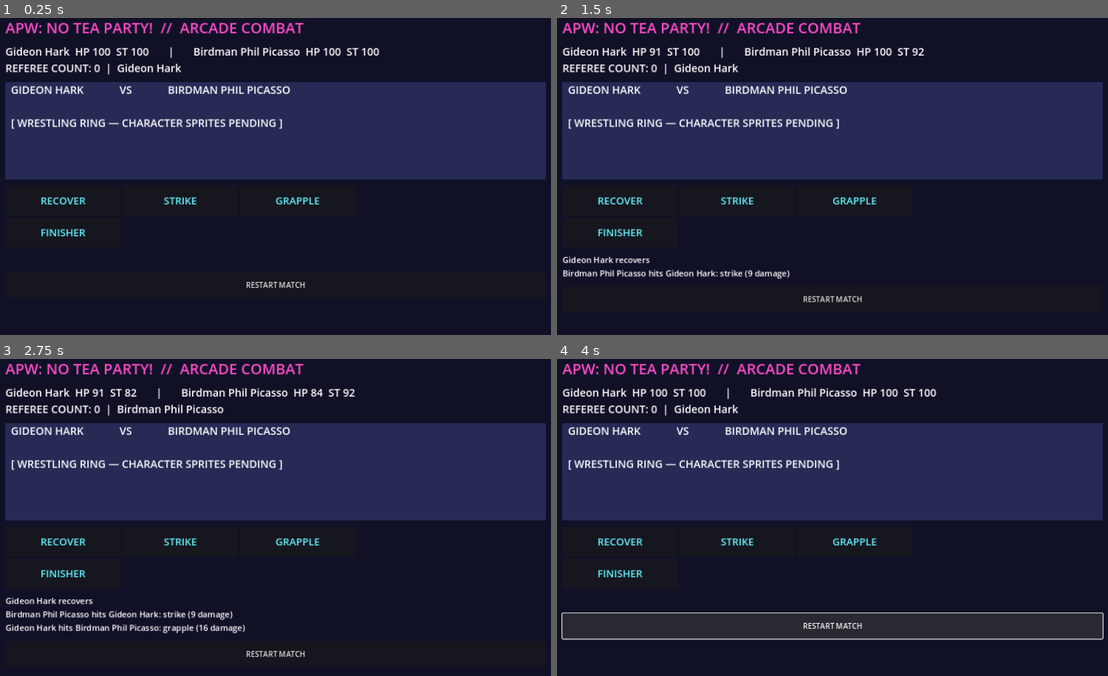
Above: before the commit, frames 1-4 (two rows, left to right).
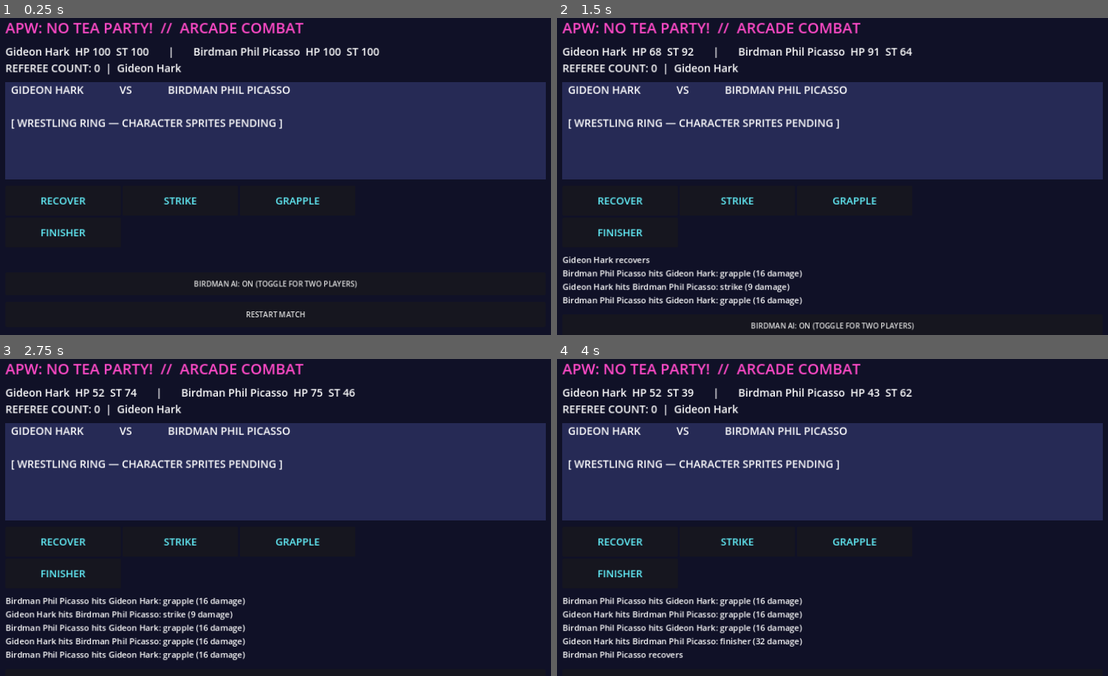
Above: after the commit, the same moments.

Repository: Cardinalrampolla/APW-NO-TEA-PARTY
Game: Godot game, scene res://combat_arcade.tscn
The game is run twice, just before and just after one commit, with the same random seed, the same clock (stepped at 60 frames per second) and the same inputs. This scene is started directly instead of the project's main scene.
Inputs (mouse positions are in pixels of both pictures, inside the frame that each line leads up to):
- Up to frame 1 (0.25 s): no input
- Up to frame 2 (1.5 s): click "RECOVER" at 0.5 s; click "STRIKE" at 1.25 s
- Up to frame 3 (2.75 s): click "GRAPPLE" at 2 s
- Up to frame 4 (4 s): click "FINISHER" at 2.75 s; click (832, 634) at 3.5 s, where only the run before the commit has a clickable "RESTART MATCH"

The runs differ from the first frame. In frame 1, 0.6% of the frame differs, in the area x 35-65%, y 82-95%; in frame 2, 2.7%; in frame 3, 3.1%; in frame 4, 10%, in the area x 0-100%, y 9-95%.

Commit message:
Wire Birdman opponent AI and optional two-player toggle into combat HUD

Diff:
--- a/combat_arcade.gd
+++ b/combat_arcade.gd
@@ -1,6 +1,10 @@
 extends Control
 ## Playable combat UI prototype. All controls are generated in code.
 const Combat = preload("res://combat_rules.gd")
+const OpponentAI = preload("res://combat_ai.gd")
+var opponent_ai = OpponentAI.new()
+var ai_enabled := true
+var ai_toggle: Button
 var game = Combat.new()
 var title_label: Label
 var status_label: Label
@@ -44,6 +48,11 @@
     history_label = Label.new()
     history_label.add_theme_font_size_override("font_size", 18)
     layout.add_child(history_label)
+    ai_toggle = Button.new()
+    ai_toggle.text = "BIRDMAN AI: ON (TOGGLE FOR TWO PLAYERS)"
+    ai_toggle.custom_minimum_size = Vector2(180, 50)
+    ai_toggle.pressed.connect(_toggle_ai)
+    layout.add_child(ai_toggle)
     restart_button = Button.new()
     restart_button.text = "RESTART MATCH"
     restart_button.custom_minimum_size = Vector2(180, 55)
@@ -51,12 +60,27 @@
     layout.add_child(restart_button)
     _refresh()
 
+func _toggle_ai() -> void:
+    ai_enabled = not ai_enabled
+    ai_toggle.text = "BIRDMAN AI: ON" if ai_enabled else "TWO-PLAYER MODE"
+    _run_ai_turns()
+    _refresh()
+
+func _run_ai_turns() -> void:
+    var steps := 0
+    while ai_enabled and not game.match_over and game.current_turn == 1 and steps < 8:
+        var action: String = opponent_ai.choose_action(game)
+        if action.is_empty() or not game.take_action(action):
+            break
+        steps += 1
+
 func _restart() -> void:
     game = Combat.new()
     _refresh()
 
 func _take_action(action: String) -> void:
     if game.take_action(action):
+        _run_ai_turns()
         _refresh()
 
 func _refresh() -> void:
